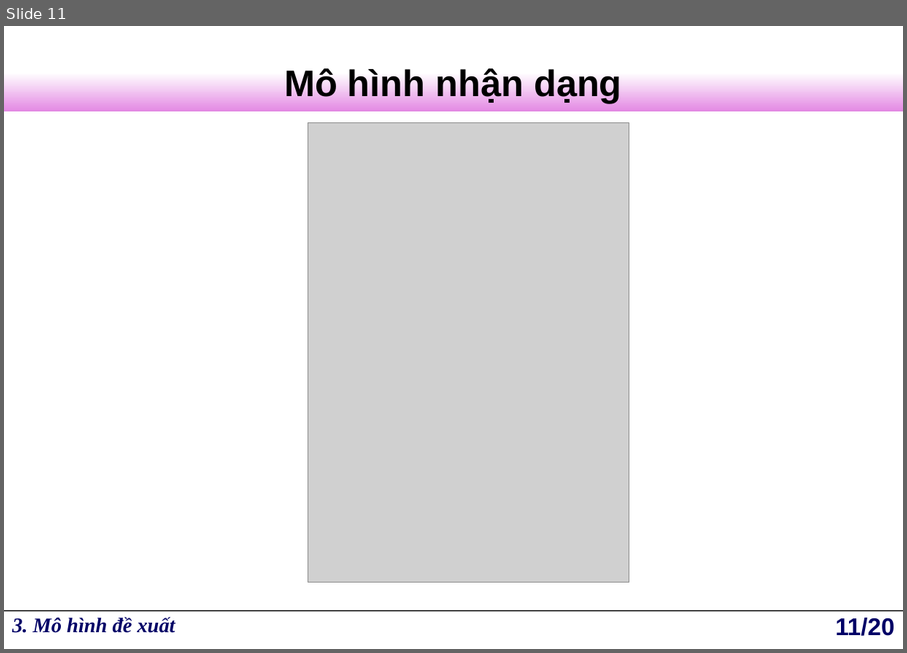
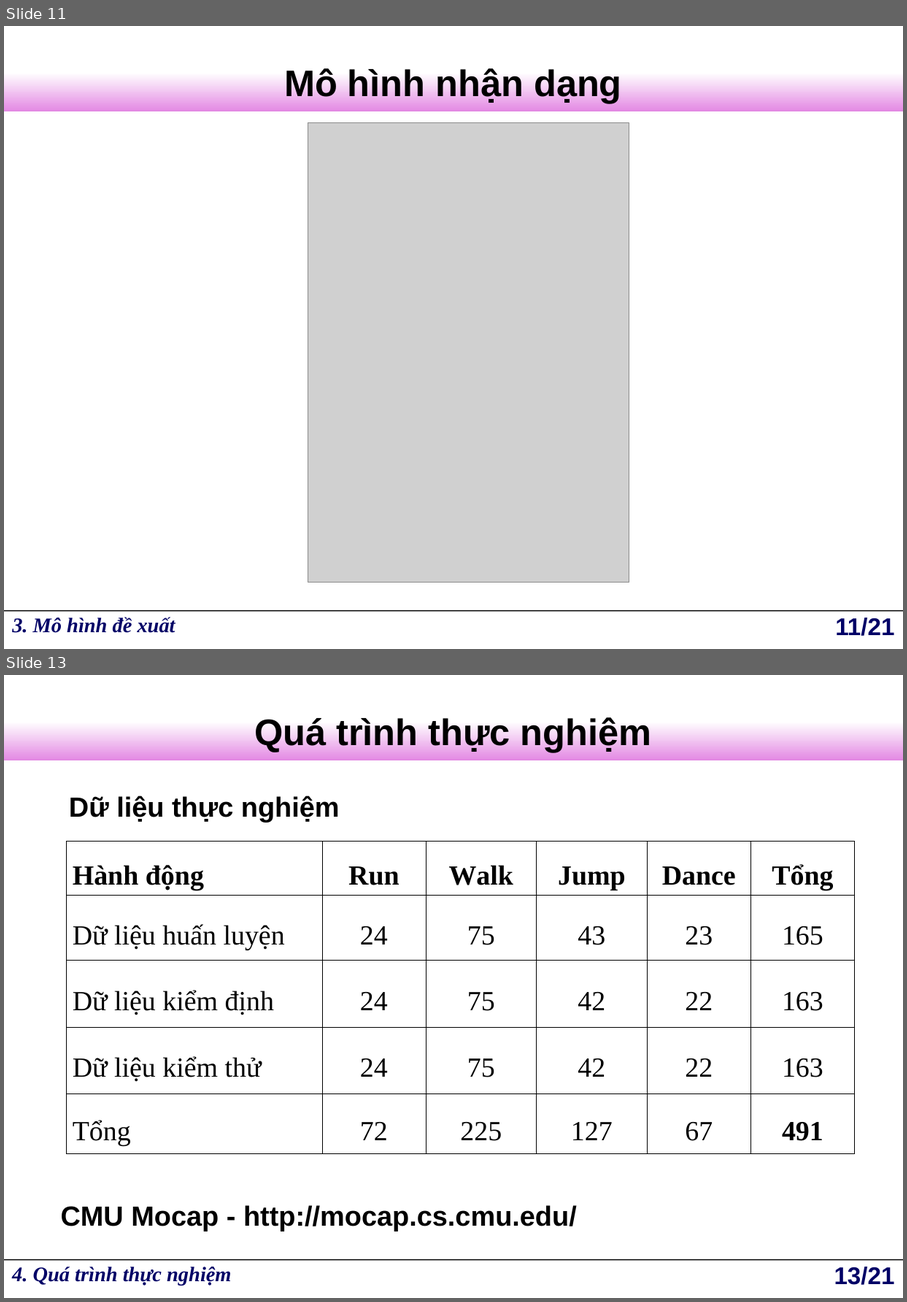
Before and after one commit to darian68/lv, a slide deck: Bao_Cao_Luan_Van.ppt. Shown one above the other, each under a label of ours: slide 11 before the commit, slides 11 and 13 after it; the slides between them are not shown. The pictures are 907x653 and 907x1302 pixels, drawn with LibreOffice and Linux fonts; fonts in the diff are those of the drawing; grey boxes stand for pictures; background and template pictures are left out. Boxes give left, top, right and bottom in pixels: in the first picture for what was removed or moved away, otherwise in the second. Text is boxed around its words. In the diff, an @@ line names an element or a change of style, - is before the commit and + after.

```diff
--- a/Bao_Cao_Luan_Van.ppt
+++ b/Bao_Cao_Luan_Van.ppt
@@ slide 13 added at (4,675,903,1298), background #FFFFFF; not listed: 2 template elements that a slide beside it also shows @@
@@ title added at (254,715,652,752), 32 pt, text #000000, bold @@
+Quá trình thực nghiệm
@@ text added at (69,795,340,822), 24 pt, text #000000, bold @@
+Dữ liệu thực nghiệm
@@ table added at (66,841,854,1152), 5 rows, 6 columns @@
+Hành động | Run | Walk | Jump | Dance | Tổng
+Dữ liệu huấn luyện | 24 | 75 | 43 | 23 | 165
+Dữ liệu kiểm định | 24 | 75 | 42 | 22 | 163
+Dữ liệu kiểm thử | 24 | 75 | 42 | 22 | 163
+Tổng | 72 | 225 | 127 | 67 | 491
@@ text added at (61,1205,577,1231), 24 pt, text #000000, bold @@
+CMU Mocap - http://mocap.cs.cmu.edu/
@@ text added at (12,1266,231,1285), 18 pt, text #000066, bold, italic @@
+4. Quá trình thực nghiệm
@@ page number added at (835,1266,895,1285), 21 pt, text #000066, bold @@
+13/21
@@ page number at (835,617,895,636): text changed @@
-11/20
+11/21
```
Also in this commit, not shown: 6 slides changed.
